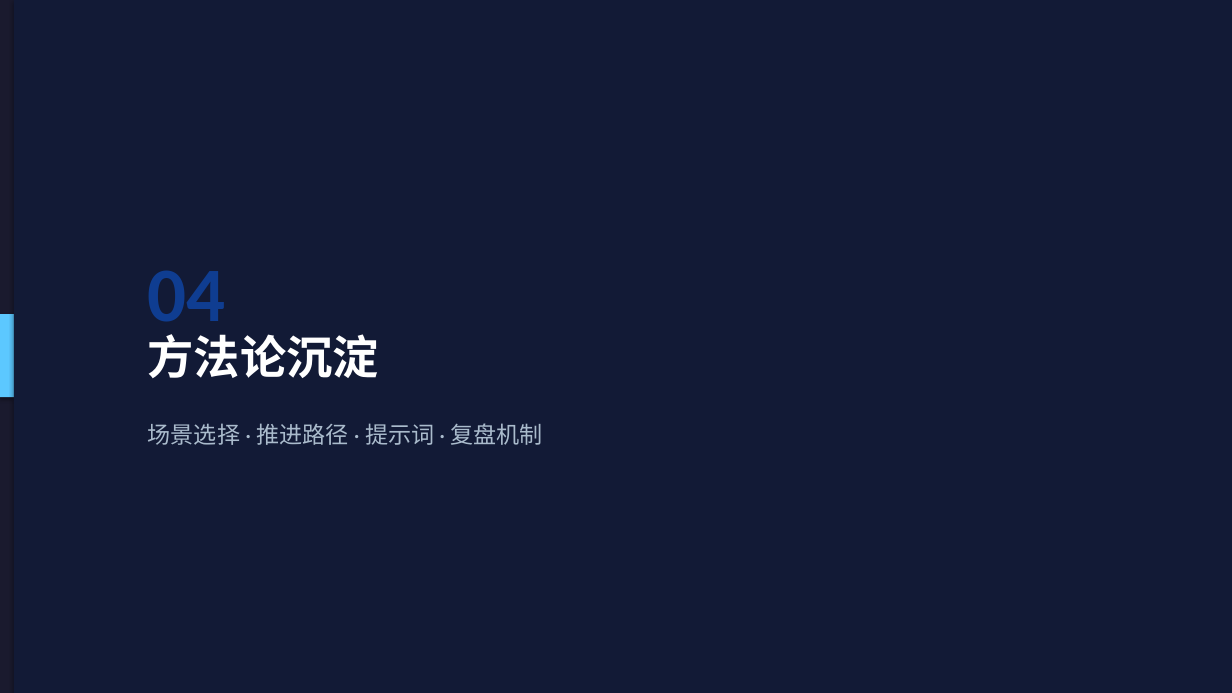
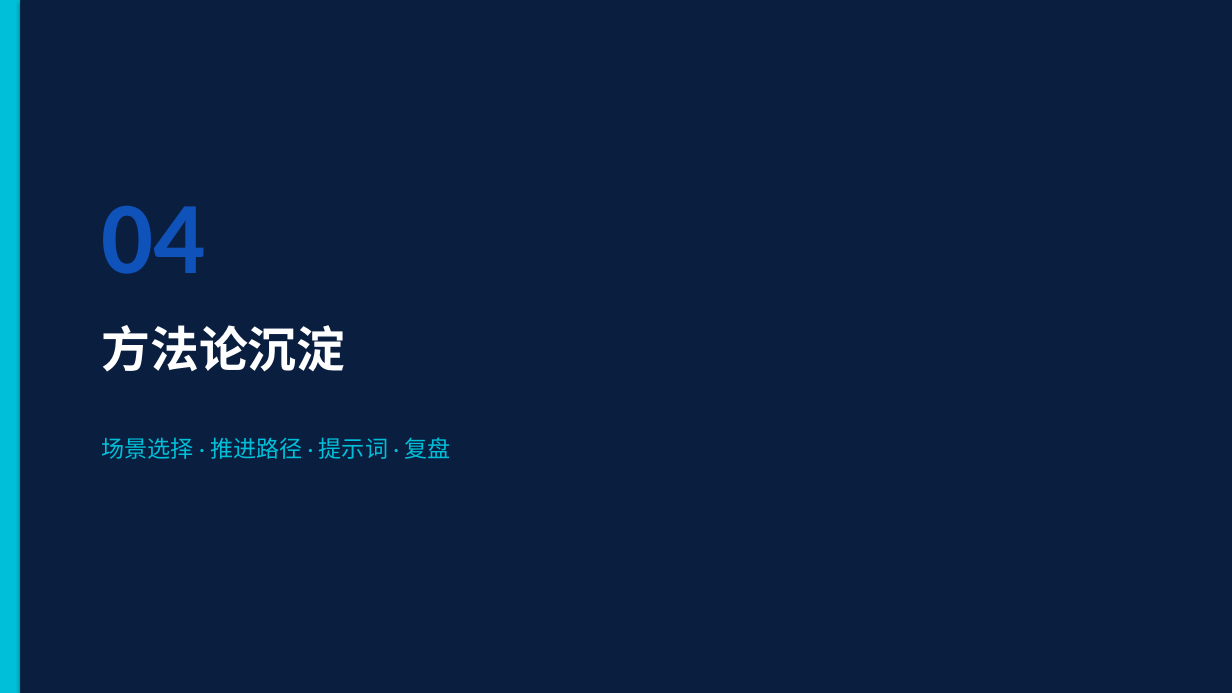
Before and after one commit to wyq0721/docs, a slide deck: slide 12 of ppt/AI项目推进汇报.pptx (slide 16 before the commit). Drawn at 1232x693 pixels with LibreOffice and Linux fonts; fonts in the diff are those of the drawing. Boxes give left, top, right and bottom in pixels: in the first picture for what was removed or moved away, otherwise in the second. Text is boxed around its words. In the diff, an @@ line names an element or a change of style, - is before the commit and + after.

```diff
--- a/ppt/AI项目推进汇报.pptx
+++ b/ppt/AI项目推进汇报.pptx
@@ rectangle at box(0, 0, 1232, 693): fill #1A1A2E to #081428 @@
@@ rectangle added at box(0, 0, 20, 693), fill #00BFD8 @@
@@ rectangle: place and size @@
-rectangle at box(14, 0, 1232, 693)
+rectangle at box(20, 0, 1232, 693)
@@ rectangle at box(20, 0, 1232, 693): fill #121A36 to #0A1E40 @@
@@ text "04": place and size @@
-text "04" at box(148, 270, 226, 339)
+text "04" at box(101, 206, 205, 274)
@@ text "04" at box(101, 206, 205, 274): size 60 to 80 pt, text colour #0F3D91 to #0F52BA @@
@@ rectangle removed at box(0, 314, 14, 397) @@
@@ text "方法论沉淀": place and size @@
-text "方法论沉淀" at box(148, 334, 379, 378)
+text "方法论沉淀" at box(101, 325, 345, 372)
@@ text "方法论沉淀" at box(101, 325, 345, 372): size 36 to 38 pt @@
@@ text at box(101, 437, 450, 459): text changed; text colour #AABBCC to #00BFD8 @@
-场景选择 · 推进路径 · 提示词 · 复盘机制
+场景选择 · 推进路径 · 提示词 · 复盘
```
Also in this commit, not shown: 15 other slides changed, 13 slides added, 19 slides removed.
